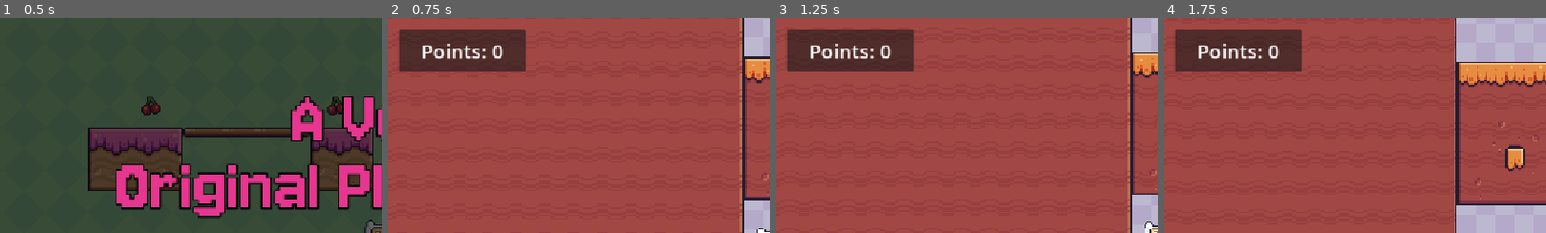
Above: before the commit, frames 1-4 (left to right).
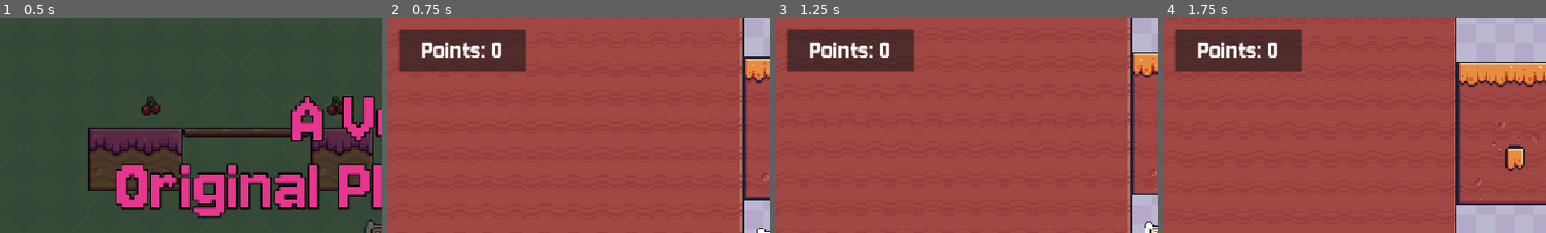
Above: after the commit, the same moments.

Repository: hanazzz/2d-platformer-game
Game: Godot game, scene res://scenes/main_menu.tscn
The game is run twice, just before and just after one commit, with the same random seed, the same clock (stepped at 60 frames per second) and the same inputs.
Inputs:
- Up to frame 1 (0.5 s): no input
- Up to frame 2 (0.75 s): click "Level 2" at 0.5 s
- Up to frame 3 (1.25 s): no input
- Up to frame 4 (1.75 s): hold Right (right) from 1.28 s (still down); tap Space (jump) at 1.52 s
The pictures show only the part of the screen within x 0-50%, y 0-50%; the shares and areas given below are measured in that part.

Frame 1 is identical in both runs. In frame 2, 0.9% of the frame differs, in the area x 8-31%, y 11-20%; in frame 3, 0.9%; in frame 4, 0.9%.

Commit message:
Update font in levels

Diff:
--- a/scenes/level1.tscn
+++ b/scenes/level1.tscn
@@ -7,6 +7,7 @@
 [ext_resource type="Script" uid="uid://c0c7mmwrubhnu" path="res://game_manager.gd" id="6_7mycd"]
 [ext_resource type="PackedScene" uid="uid://n7x3crpdp5um" path="res://scenes/finish.tscn" id="6_272bh"]
 [ext_resource type="PackedScene" uid="uid://cc7qenpvtlvvh" path="res://scenes/level2.tscn" id="6_ejswk"]
+[ext_resource type="FontFile" uid="uid://bn0212nw3j40m" path="res://Jersey10-Regular.ttf" id="8_bbk5w"]
 
 [sub_resource type="TileSetAtlasSource" id="TileSetAtlasSource_1bvp3"]
 texture = ExtResource("2_h2yge")
@@ -272,7 +273,8 @@
 anchor_bottom = 1.0
 grow_horizontal = 2
 grow_vertical = 2
-theme_override_font_sizes/font_size = 30
+theme_override_fonts/font = ExtResource("8_bbk5w")
+theme_override_font_sizes/font_size = 42
 text = "Points: 0"
 horizontal_alignment = 1
 vertical_alignment = 1
--- a/scenes/level2.tscn
+++ b/scenes/level2.tscn
@@ -8,6 +8,7 @@
 [ext_resource type="PackedScene" uid="uid://n7x3crpdp5um" path="res://scenes/finish.tscn" id="5_jifot"]
 [ext_resource type="Script" uid="uid://c0c7mmwrubhnu" path="res://game_manager.gd" id="6_3opl0"]
 [ext_resource type="PackedScene" uid="uid://rukhcfl4rwli" path="res://scenes/main_menu.tscn" id="7_hrcei"]
+[ext_resource type="FontFile" uid="uid://bn0212nw3j40m" path="res://Jersey10-Regular.ttf" id="9_xa7n4"]
 
 [sub_resource type="TileSetAtlasSource" id="TileSetAtlasSource_1bvp3"]
 texture = ExtResource("2_8i3m3")
@@ -299,7 +300,8 @@
 anchor_bottom = 1.0
 grow_horizontal = 2
 grow_vertical = 2
-theme_override_font_sizes/font_size = 30
+theme_override_fonts/font = ExtResource("9_xa7n4")
+theme_override_font_sizes/font_size = 42
 text = "Points: 0"
 horizontal_alignment = 1
 vertical_alignment = 1
Not shown: 1 places in scenes/level1.tscn that only renumber resources
Not shown: 1 places in scenes/level2.tscn that only renumber resources
